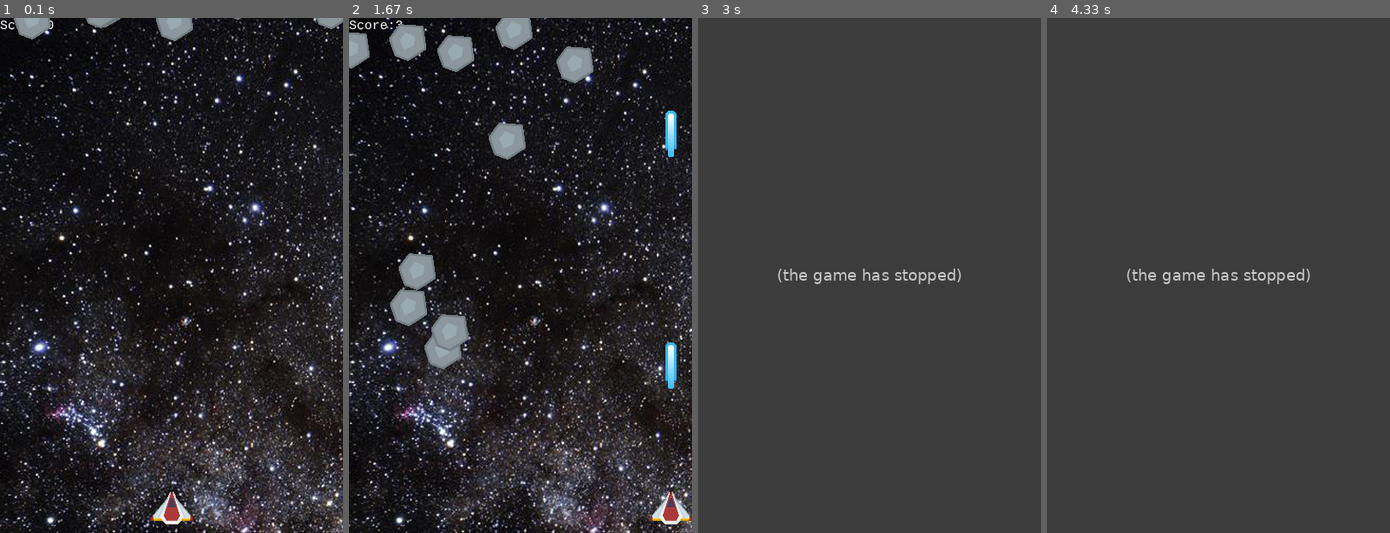
Above: before the commit, frames 1-4 (left to right).
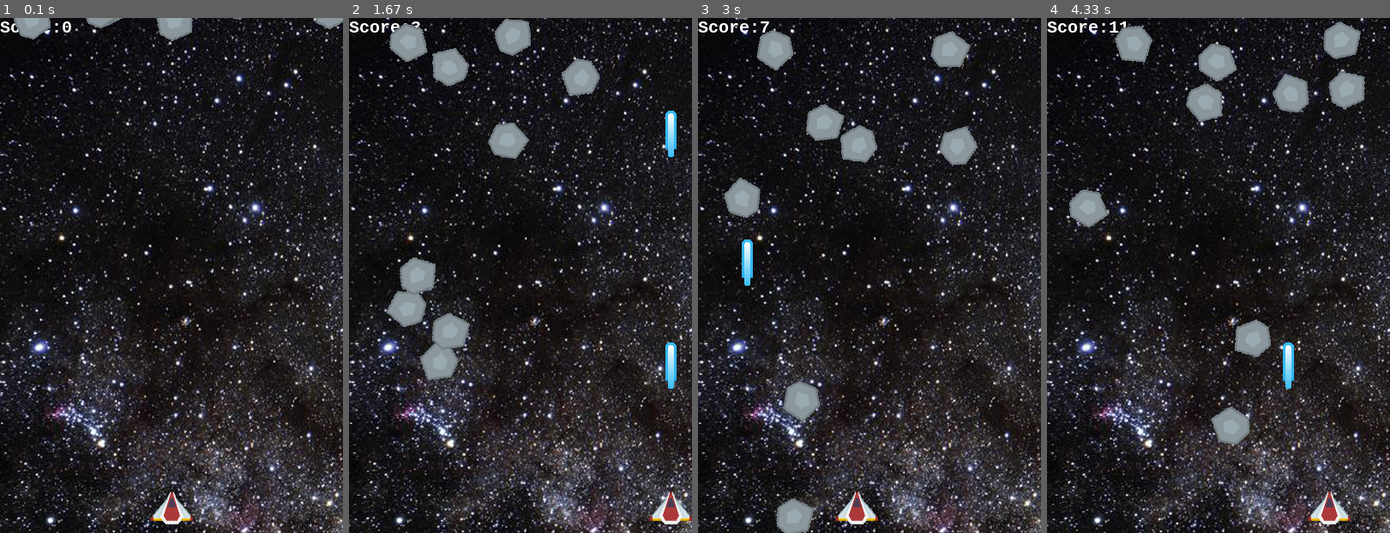
Above: after the commit, the same moments.

Repository: andrewle19/CometCrush
Game: pygame game, started from shootem.py
The game is run twice, just before and just after one commit, with the same random seed, the same clock (stepped at 60 frames per second) and the same inputs.
Inputs:
- Up to frame 1 (0.1 s): no input
- Up to frame 2 (1.67 s): tap Space at 0.33, 0.73, 1.03, 1.23, 1.53 s; hold Right 0.67-1.13 s; hold Right 1.17-1.63 s
- Up to frame 3 (3 s): hold Left 1.67-2.2 s; tap Space at 1.73, 2.03, 2.3, 2.6, 2.73 s; hold Left 2.23-2.63 s; hold Right from 2.67 s (still down)
- Up to frame 4 (4.33 s): tap Space at 3.03, 3.4, 3.7, 3.9, 4.2 s; release Right at 3.3 s; hold Left 3.33-3.8 s; hold Right 3.83-4.3 s

The runs differ from the first frame. In frame 1, 0.2% of the frame differs, in the area x 0-100%, y 0-5%; in frame 2, 3.4%; in frame 3, 83%; in frame 4, 83%, in the area x 0-100%, y 0-100%.
Before the commit the program exited at 2.32 s; later frames show no game.

Commit message:
added display msg function and rotating asteroids TODO: MUSIC,more asteroids,MENU,retry,powerups

Diff:
--- a/shootem.py
+++ b/shootem.py
@@ -21,34 +21,47 @@
 # initialize pygame and create window
 pygame.init()
 pygame.mixer.init() # deals with sound
-screen = pygame.display.set_mode((WIDTH, HEIGHT))
+screen = pygame.display.set_mode((WIDTH, HEIGHT)) # sets the creen
 pygame.display.set_caption("Shooter")
 clock = pygame.time.Clock()
+
+# display any text to screen
+def displayMsg(msg,font,size,color,x,y):
+    myfont = pygame.font.SysFont(font,size,True) # gets font/font size/ bold
+    label = myfont.render(msg,1,color); # makes a label with a msg and color with it
+    screen.blit(label,(x,y)) # stages label to screen at x and y cordinate
 
 # player ship class
 class Player(pygame.sprite.Sprite):
     def __init__(self):
         pygame.sprite.Sprite.__init__(self)
-        # sets the player image to specefic size
+
+        # sets the player image to specefic size // load image
         self.image = pygame.transform.scale(player_img, (50,38))
-        # gets rid of Black outline
-        self.image.set_colorkey(BLACK)
+        self.image.set_colorkey(BLACK) # gets rid of Black outline
         self.rect = self.image.get_rect()
+
+        # hit circle of the player ship
         self.radius = 20
+
+
         self.rect.centerx = WIDTH/2 # x cordinate of sprite
         self.rect.bottom = HEIGHT - 10 # y cordinate of sprite
-        self.speedx = 0
+        self.speedx = 0 # player does not move til gets command
 
     def update(self):
-
         self.speedx = 0
         keystate = pygame.key.get_pressed() # every key that is pushed down
+
         # deals with key movement
         if keystate[pygame.K_LEFT]:
             self.speedx = -8
         if keystate[pygame.K_RIGHT]:
             self.speedx = 8
+
+        # moves the player along the x cordinate
         self.rect.x += self.speedx
+
         #create walls for player
         if self.rect.right > WIDTH:
             self.rect.right = WIDTH
@@ -56,7 +69,7 @@
             self.rect.left = 0
 
     def shoot(self):
-        # starting point is top of player sprite
+        # creates shot sprite starting point is top of player sprite
         shot = Shot(self.rect.centerx, self.rect.top)
         all_sprites.add(shot) # add shot sprite to all sprites
         shots.add(shot) # add shot to shots gropup
@@ -66,20 +79,55 @@
 class Mob(pygame.sprite.Sprite):
     def __init__(self):
         pygame.sprite.Sprite.__init__(self)
-        self.image = asteroid_img
-        self.image.set_colorkey(BLACK)
+
+        # load image of asteroid
+        self.image_og = asteroid_img
+        self.image_og.set_colorkey(BLACK)
+
+        # copy image into another image
+        self.image = self.image_og.copy()
         self.rect = self.image.get_rect()
+
         # hit circle of asteroid
         self.radius = int(self.rect.width * 0.9 / 2)
+
         # enemy appears off screen in random location
         self.rect.x = random.randrange(WIDTH - self.rect.width)
         self.rect.y = random.randrange(-100,-40)
+
+        # enemy gets random x and y speed it travels
         self.speedy = random.randrange(1, 8)
         self.speedx = random.randrange(-3,3)
 
+        self.rot = 0 # rotation
+        self.rot_speed = random.randrange(-9,9) # random rotation speed
+        self.last_update = pygame.time.get_ticks() # last update
+
+    # rotates the image
+    def rotate(self):
+        now = pygame.time.get_ticks()
+        # miliseconds since last roation
+        if now - self.last_update > 50:
+            self.last_update = now
+            # rotation speed
+            self.rot = (self.rot + self.rot_speed) % 360
+
+            # saves the rotated image in a new image
+            image_new = pygame.transform.rotate(self.image_og,self.rot)
+            center_old = self.rect.center # get the old mob center
+
+            # saves the image
+            self.image = image_new
+            self.rect = self.image.get_rect() # draws a new rectangle around it
+            self.rect.center = center_old #keeps it centered at same spot
+    #updates/moves the image
     def update(self):
+        self.rotate()
+        # moves the unit at a set speed x and y
         self.rect.y += self.speedy
         self.rect.x += self.speedx
+
+        #if the mob goes off the screen reset the mob to a random location again
         if self.rect.top > HEIGHT + 10 or self.rect.left < -20 or self.rect.right > WIDTH + 20:
             self.rect.x = random.randrange(WIDTH - self.rect.width)
             self.rect.y = random.randrange(-100,-30)
@@ -91,9 +139,13 @@
 class Shot(pygame.sprite.Sprite):
     def __init__(self,x,y):
         pygame.sprite.Sprite.__init__(self)
+
+        # load the image
         self.image = laser_img
         self.image.set_colorkey(BLACK)
         self.rect = self.image.get_rect()
+
+        # sets the bottom and center to given x and y
         self.rect.bottom = y
         self.rect.centerx = x
         self.speedy = -15
@@ -113,12 +165,13 @@
 laser_img = pygame.image.load(path.join(img_dir,"laser.png")).convert()
 
 
-
+# Sprite Groups
 all_sprites = pygame.sprite.Group()
 mobs = pygame.sprite.Group()
 shots = pygame.sprite.Group()
 player = Player()
 all_sprites.add(player) # add player sprite to pygame
+
 
 # spawn range between 0-8
 for i in range(10):
@@ -127,7 +180,7 @@
     all_sprites.add(m)
     mobs.add(m)
 score = 0
-myfont = pygame.font.SysFont("monospace",15)
+
 
 
 # Game loop
@@ -164,19 +217,25 @@
         mobs.add(m)
         score += 1
 
+
     #check to see if a mob hit player (returns list of mobs that hit players)
     # make collision circler
     hits = pygame.sprite.spritecollide(player, mobs, False,pygame.sprite.collide_circle)
 
     # game loop will end
     if hits:
-        running = False
+        displayMsg("You Lose","monospace",25,WHITE,250,10)
+        pygame.display.flip()
+
 
     # Draw / render
     screen.fill(BLACK)
     screen.blit(background,background_rect)
-    label = myfont.render("Score:" + str(score),1, WHITE)
-    screen.blit(label,(0,0))
+
+    #label = myfont.render("Score:" + str(score),1, WHITE)
+    #screen.blit(label,(100,0))
+
+    displayMsg("Score:" + str(score),"monospace",20,WHITE,0,0) # display score board
     all_sprites.draw(screen)
 
     # *after* drawing everything, flip the display
